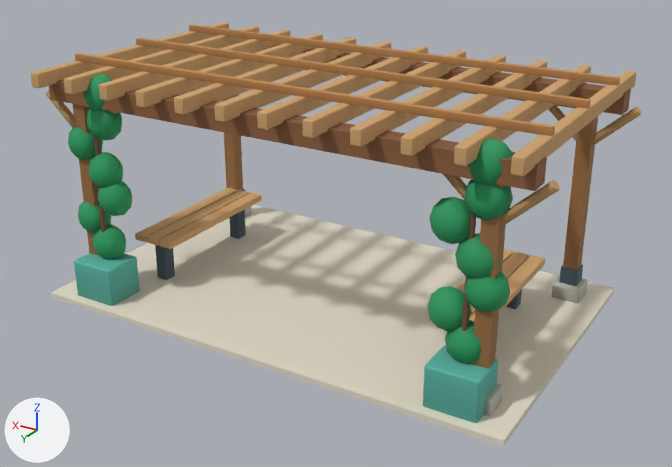
One commit to the glTF model public/assets/models/pergola.glb: the scene before it, then after it.
Rendered twice from a camera (50 mm lens) standing at (-4.33, 7.17, 4.26) and looking at (-0.13, 0.18, 0.77). Arrows for +X, +Y and +Z are at lower left; the lights stay in place. The picture after the commit comes second. Where no turn or scale is listed for an object, it has been applied to the vertices. Vertices at exactly the same position are counted once.

The older version as bpy lines, for what is in view:
```python
ob_pergola_paving = bpy.data.objects.new('pergola paving', me_cubo_4046)
ob_pergola_paving.location = (0.0, 0.0, 0.025)
ob_post_steel_shoe = bpy.data.objects.new('post steel shoe', me_cubo_4048)
ob_post_steel_shoe.location = (0.0, 0.0, 0.0)
ob_vine_planter = bpy.data.objects.new('vine planter', me_cubo_4076)
ob_vine_planter.location = (0.0, 0.0, 0.0)
# also in view: 'post stone footing' at (0.0, 0.0, 0.1); 'knee brace' at (0.0, 0.0, 1.37); 'pergola column' at (0.0, 0.0, 1.27); 'climber stem' at (0.0, 1.16, 1.33); 'climbing foliage' at (0.02, 1.12, 1.32)
```
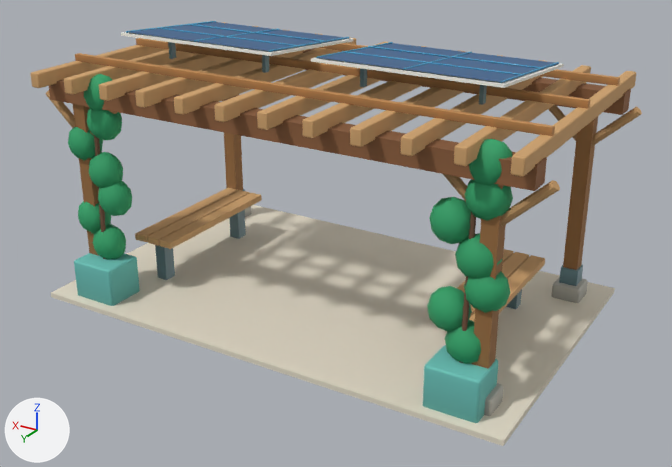
Pixel boxes (x1, y1, x2, y2) of what changed, in the pictures (672 x 467 px):
'vine planter', surface changed
    both: (74, 253, 498, 423)
'photovoltaic cells', added (blue)
    after: (130, 22, 559, 82)
'solar white frame', added
    after: (121, 32, 564, 88)
'post steel shoe', surface changed, reshaped
    before: (155, 189, 583, 309)
    after: (155, 42, 583, 309)
'solar cell division', added
    after: (126, 21, 559, 83)
part 1 of me_cubo_4048, added
    after: (479, 85, 487, 105)
part 2 of me_cubo_4048, added
    after: (360, 68, 367, 87)
part 3 of me_cubo_4048, added
    after: (262, 55, 269, 73)
part 4 of me_cubo_4048, added
    after: (168, 42, 176, 59)

Patch to the scene script:
```diff
--- a/public/assets/models/pergola.glb.py
+++ b/public/assets/models/pergola.glb.py
@@ mat_eco_metal @@
 n0 = _N.new('ShaderNodeBsdfPrincipled'); n0.name = 'Principled BSDF'
-n0.inputs[2].default_value = 0.78  # 'Roughness'
+n0.inputs[2].default_value = 0.46  # 'Roughness'
 n1 = _N.new('ShaderNodeOutputMaterial'); n1.name = 'Material Output'
@@ mat_eco_metal @@
 n2 = _N.new('ShaderNodeMix'); n2.name = 'Mix'
 n2.inputs[0].default_value = 1.0  # 'Factor'
-n2.inputs[7].default_value = (0.0844, 0.13, 0.165, 1.0)  # 'B', dark blue #526571
+n2.inputs[7].default_value = (0.159, 0.287, 0.323, 1.0)  # 'B', cyan #6f929a
 n3 = _N.new('ShaderNodeVertexColor'); n3.name = 'Color Attribute'
@@ mat_eco_teal @@
 n2 = _N.new('ShaderNodeMix'); n2.name = 'Mix'
 n2.inputs[0].default_value = 1.0  # 'Factor'
-n2.inputs[7].default_value = (0.0999, 0.468, 0.376, 1.0)  # 'B', cyan #59b6a5
+n2.inputs[7].default_value = (0.153, 0.565, 0.509, 1.0)  # 'B', cyan #6dc6bd
 n3 = _N.new('ShaderNodeVertexColor'); n3.name = 'Color Attribute'
@@ mat_eco_white @@
+mat_eco_white = bpy.data.materials.new('eco.white')
+# nodes: BsdfPrincipled, Mix, OutputMaterial, VertexColor
+# colours: white #f4f6ee, mixed with the vertex colours
@@ mat_eco_glass @@
+mat_eco_glass = bpy.data.materials.new('eco.glass')
+# nodes: BsdfPrincipled, Mix, OutputMaterial, VertexColor
+# colours: cyan #55b6db, mixed with the vertex colours
@@ mat_eco_solar @@
+mat_eco_solar = bpy.data.materials.new('eco.solar')
+# nodes: BsdfPrincipled, Mix, OutputMaterial, VertexColor
+# colours: blue #245d90, mixed with the vertex colours
@@ me_cubo_4048 @@
 # used by ob_post_steel_shoe; location = (0.0, 0.0, 0.0)
-me_cubo_4048.from_pydata(...)  # 64 vertices, 96 faces; spans x -2.13..2.13, y -1.21..1.21, z 0.03..0.49
+me_cubo_4048.from_pydata(...)  # 96 vertices, 144 faces; spans x -2.13..2.13, y -1.21..1.21, z 0.03..2.52
+# me_cubo_4048 part 1: a new loose piece, a box spanning x -1.612..-1.576, y 0.32..0.38, z 2.28..2.52, in mat_eco_metal
+# me_cubo_4048 part 2: a new loose piece, a box spanning x -0.524..-0.488, y 0.32..0.38, z 2.28..2.52, in mat_eco_metal
+# me_cubo_4048 part 3: a new loose piece, a box spanning x 0.489..0.523, y 0.32..0.38, z 2.28..2.52, in mat_eco_metal
+# me_cubo_4048 part 4: a new loose piece, a box spanning x 1.577..1.612, y 0.32..0.38, z 2.28..2.52, in mat_eco_metal
 me_cubo_4048.materials.append(mat_eco_metal)
@@ me_solar_white_frame_039 @@
+me_solar_white_frame_039.from_pydata(...)  # 16 vertices, 24 faces; spans x -1.9..1.9, y -0.7..0.7, z 2.41..2.55
+me_solar_white_frame_039.materials.append(mat_eco_white)
@@ me_cilindro_3030 @@
+me_cilindro_3030.from_pydata(...)  # 120 vertices, 200 faces; spans x -1.88..1.88, y -0.67..0.67, z 2.44..2.56
+me_cilindro_3030.materials.append(mat_eco_glass)
@@ me_photovoltaic_cells_039 @@
+me_photovoltaic_cells_039.from_pydata(...)  # 8 vertices, 4 faces; spans x -1.88..1.88, y -0.68..0.68, z 2.44..2.56
+me_photovoltaic_cells_039.materials.append(mat_eco_solar)
@@ ob_solar_white_frame @@
+ob_solar_white_frame = bpy.data.objects.new('solar white frame', me_solar_white_frame_039)
+ob_solar_white_frame.location = (0.0, 0.0, 0.0)
@@ ob_solar_cell_division @@
+ob_solar_cell_division = bpy.data.objects.new('solar cell division', me_cilindro_3030)
+ob_solar_cell_division.location = (0.0, 0.0, 0.0)
@@ ob_photovoltaic_cells @@
+ob_photovoltaic_cells = bpy.data.objects.new('photovoltaic cells', me_photovoltaic_cells_039)
+ob_photovoltaic_cells.location = (0.0, 0.0, 0.0)
```
